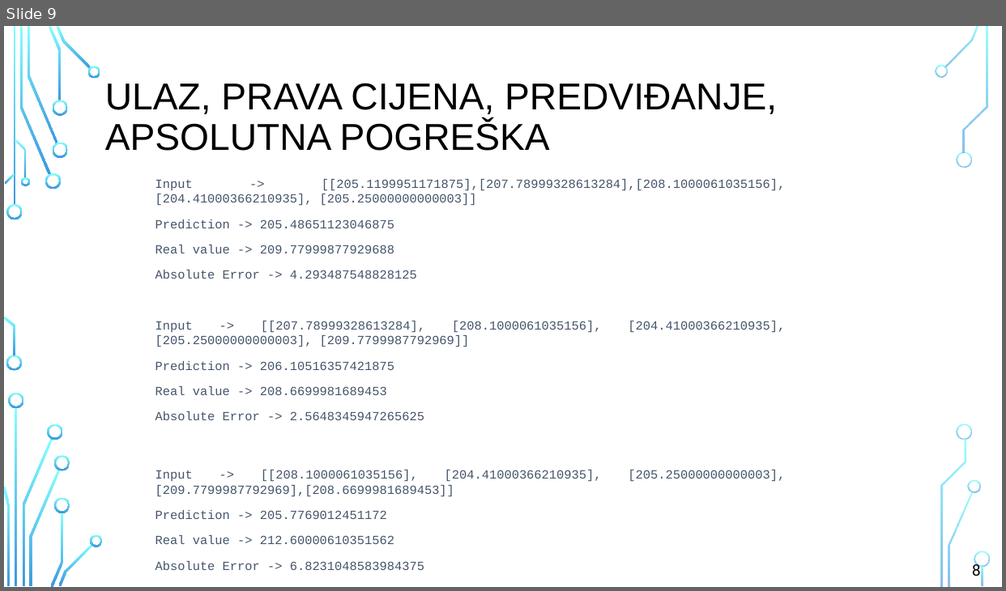
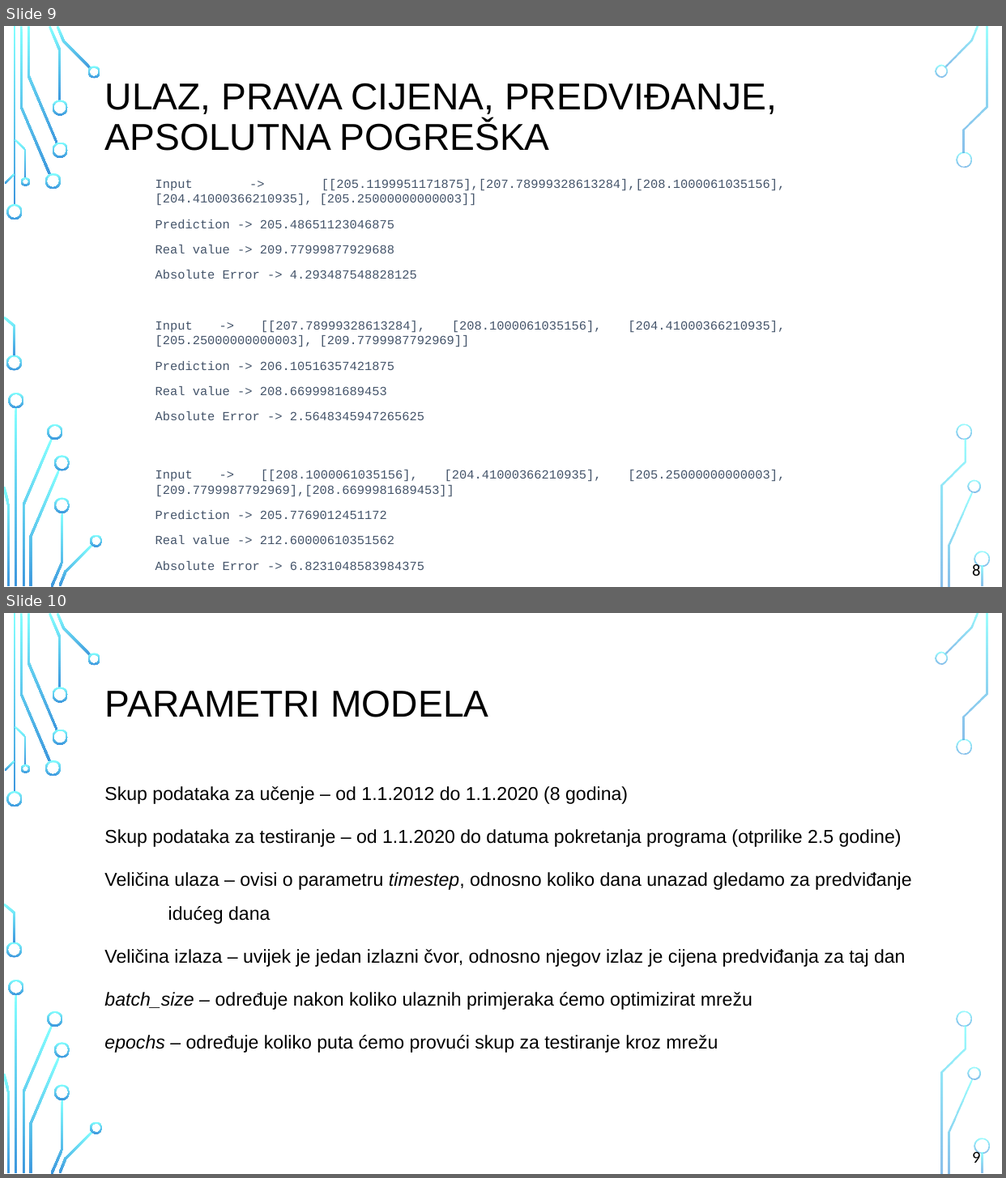
Before and after one commit to Darex20/final-thesis, a slide deck: prezentacija/PredvidanjeTrzistaDionica.pptx. Shown one above the other, each under a label of ours: slide 9 before the commit, slides 9 and 10 after it. The pictures are 1006x591 and 1006x1178 pixels, drawn with LibreOffice and Linux fonts; fonts in the diff are those of the drawing; background and template pictures are left out. Boxes give left, top, right and bottom in pixels: in the first picture for what was removed or moved away, otherwise in the second. Text is boxed around its words. In the diff, an @@ line names an element or a change of style, - is before the commit and + after.

```diff
--- a/prezentacija/PredvidanjeTrzistaDionica.pptx
+++ b/prezentacija/PredvidanjeTrzistaDionica.pptx
@@ slide 10 added at (4,613,1002,1174), background picture (left out); not listed: 36 template elements that a slide beside it also shows @@
@@ title added at (105,690,489,717), 36 pt, text #000000 @@
+PARAMETRI MODELA
@@ text added at (104,786,911,1053), 18 pt, text #000000 @@
+Skup podataka za učenje – od 1.1.2012 do 1.1.2020 (8 godina)
+Skup podataka za testiranje – od 1.1.2020 do datuma pokretanja programa (otprilike 2.5 godine)
+Veličina ulaza – ovisi o parametru timestep, odnosno koliko dana unazad gledamo za predviđanje idućeg dana
+Veličina izlaza – uvijek je jedan izlazni čvor, odnosno njegov izlaz je cijena predviđanja za taj dan
+batch_size – određuje nakon koliko ulaznih primjeraka ćemo optimizirat mrežu
+epochs – određuje koliko puta ćemo provući skup za testiranje kroz mrežu
@@ text added at (972,1149,980,1163), 16 pt, text #000000 @@
+9
```
Also in this commit, not shown: 2 slides changed, 7 other slides added, 2 other files.
